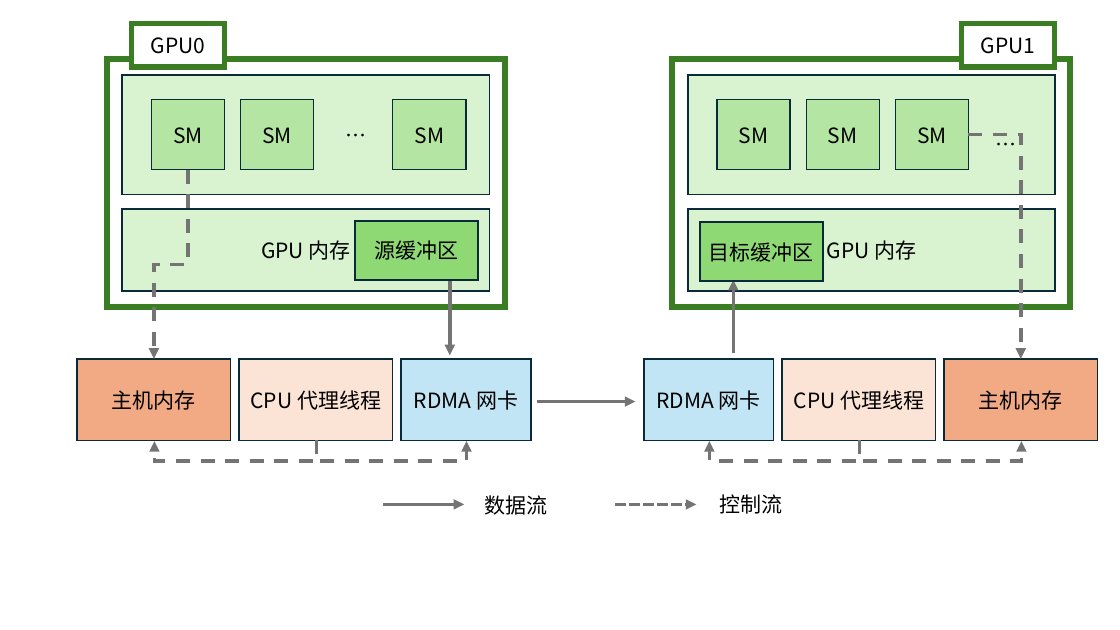
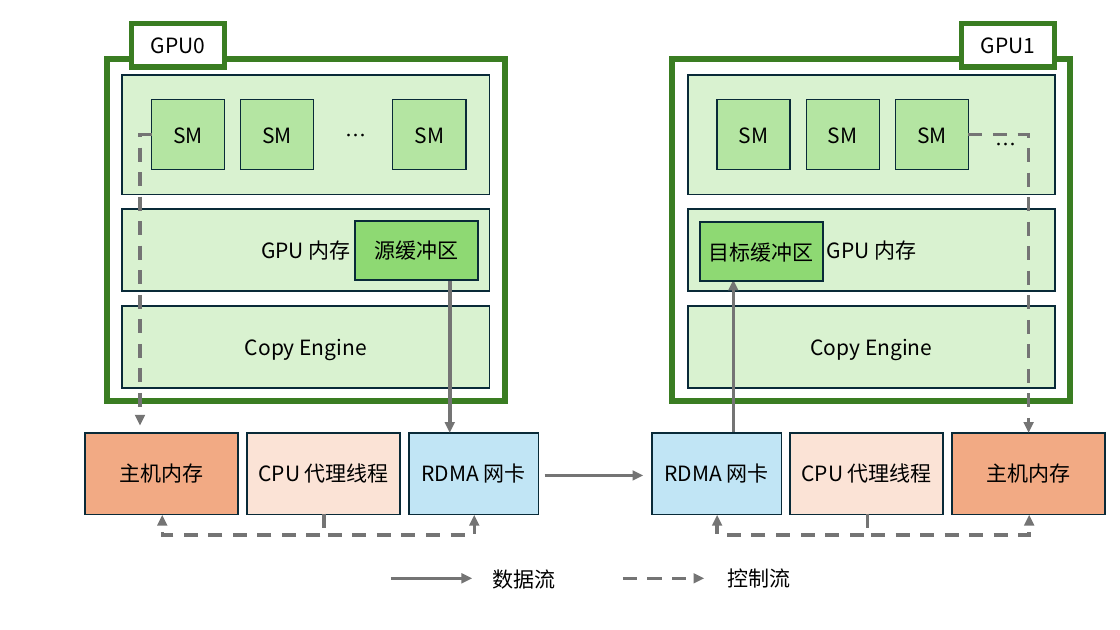
Before and after one commit to GrizzZ13/MasterThesis, a slide deck: slide 8 of raw_figs/figs.pptx. Drawn at 1120x630 pixels with LibreOffice and Linux fonts; fonts in the diff are those of the drawing. Boxes give left, top, right and bottom in pixels: in the first picture for what was removed or moved away, otherwise in the second. Text is boxed around its words. In the diff, an @@ line names an element or a change of style, - is before the commit and + after.

```diff
--- a/raw_figs/figs.pptx
+++ b/raw_figs/figs.pptx
@@ rectangle: place and size @@
-rectangle at [107,60,505,307]
+rectangle at [107,60,505,402]
@@ rectangle: place and size @@
-rectangle at [672,60,1070,307]
+rectangle at [672,60,1070,402]
@@ elbow arrow moved from (188, 170) - (154, 359) to (151, 134) - (140, 426) @@
@@ elbow arrow moved from (969, 134) - (1021, 359) to (969, 134) - (1029, 433) @@
@@ arrow moved from (450, 281) - (450, 355) to (450, 281) - (450, 433) @@
@@ arrow moved from (734, 354) - (734, 280) to (734, 433) - (734, 280) @@
@@ rectangle added at [123,306,490,387], fill #D9F2D0, outline #092A39 1.5 pt, 18 pt, text #000000 @@
+Copy Engine
@@ rectangle added at [688,306,1055,387], fill #D9F2D0, outline #092A39 1.5 pt, 18 pt, text #000000 @@
+Copy Engine
@@ 2 elbow arrows, 1 text: place and size @@
-2 elbow arrows, 1 text at [155,440,783,514]
+2 elbow arrows, 1 text at [162,514,791,588]
@@ 6 rectangles, 3 arrows, 2 elbow arrows, 1 text: place and size @@
-6 rectangles, 3 arrows, 2 elbow arrows, 1 text at [77,359,1097,515]
+6 rectangles, 3 arrows, 2 elbow arrows, 1 text at [85,433,1105,589]
```
Also in this commit, not shown: 2 other slides changed, 6 slides added, 14 other files.
